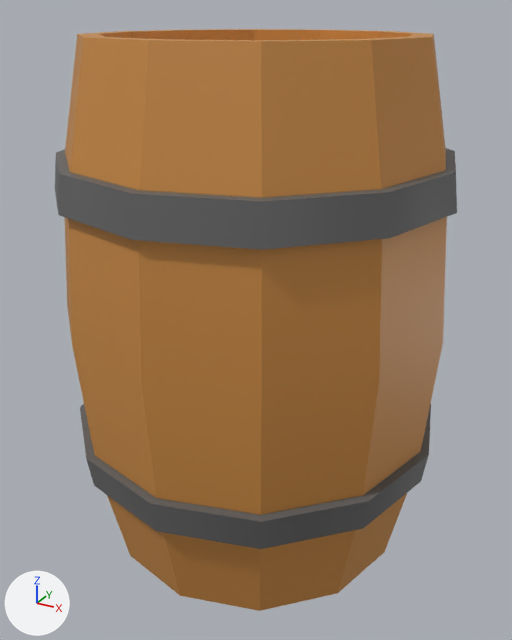
The glTF model assets/models/barrel/barrel.gltf as it was, and as the next commit left it.
Rendered twice from a camera (50 mm lens) standing at (0.569, -1.036, 0.936) and looking at (0.005, -0.011, 0.423). Every picture has the same lights, and +X, +Y and +Z are marked at lower left.

Objects in the first picture: 'Barrel'.
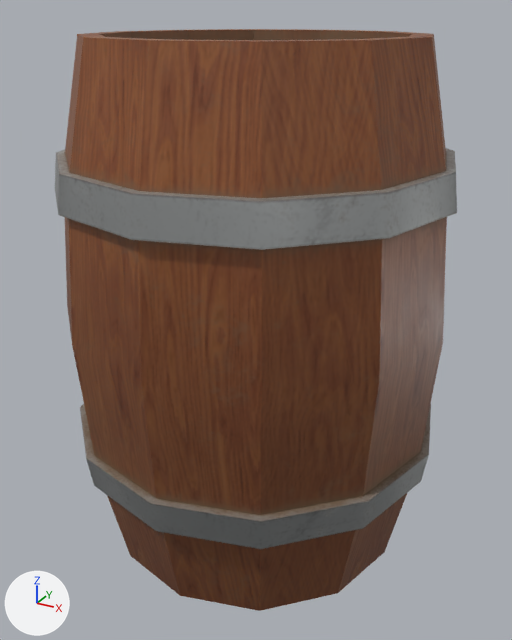
Commit message: Add new barrel

The change, as JSON lines over the scene's bpy script:
```json
{"op": "add", "block": "img_barrel_barrel_basecolor", "code": ["img_barrel_barrel_basecolor = load_image('barrel_Barrel_BaseColor', 'barrel_Barrel_BaseColor.png', 2048, 2048, 'sRGB')"]}
{"op": "add", "block": "img_barrel_barrel_metallic_barrel_barrel_roughness", "code": ["img_barrel_barrel_metallic_barrel_barrel_roughness = load_image('barrel_Barrel_Metallic-barrel_Barrel_Roughness', 'barrel_Barrel_Metallic-barrel_Barrel_Roughness.png', 2048, 2048, 'Non-Color')"]}
{"op": "add", "block": "mat_material", "code": ["mat_material = bpy.data.materials.new('Material')", "# uses the picture img_barrel_barrel_basecolor", "# uses the picture img_barrel_barrel_metallic_barrel_barrel_roughness"]}
{"block": "me_cylinder_001", "where": "me_cylinder_001.from_pydata(...)  # 190 vertices, 369 faces; spans x -0.338..0.338, y -0.338..0.338, z 0.0..0.9"}
{"op": "remove", "block": "me_cylinder_001", "code": "me_cylinder_001.materials.append(mat_barrel)  # picture img_barrel_albedo"}
{"op": "add", "block": "me_cylinder_001", "code": "me_cylinder_001.materials.append(mat_material)"}
```

Boxes [x1, y1, x2, y2] around the edits, measured in the pictures (512 x 640 px):
```json
{"object": "Barrel", "change": "recoloured", "before": [55, 29, 457, 611], "after": [55, 29, 457, 611]}
```
